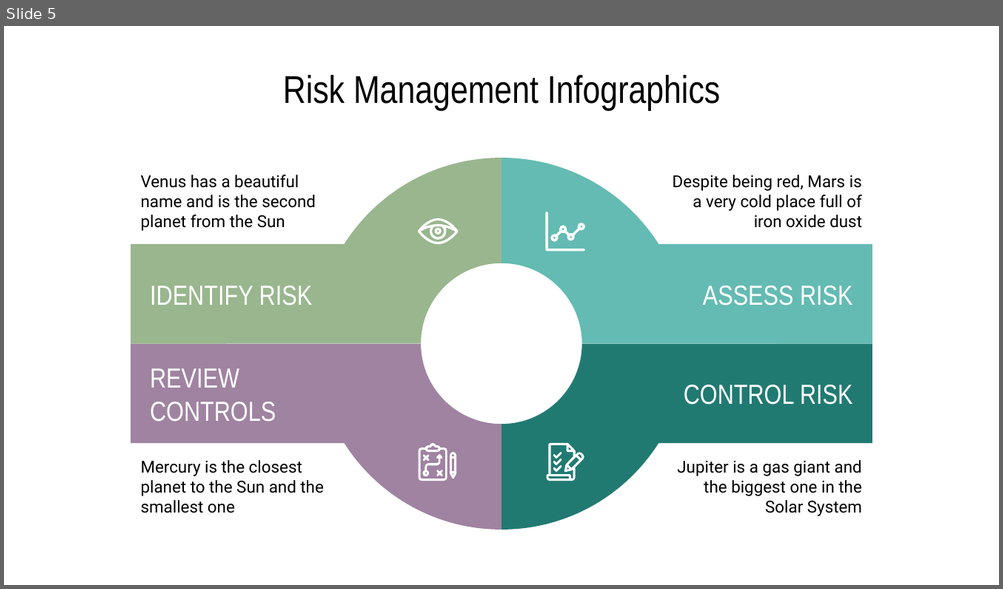
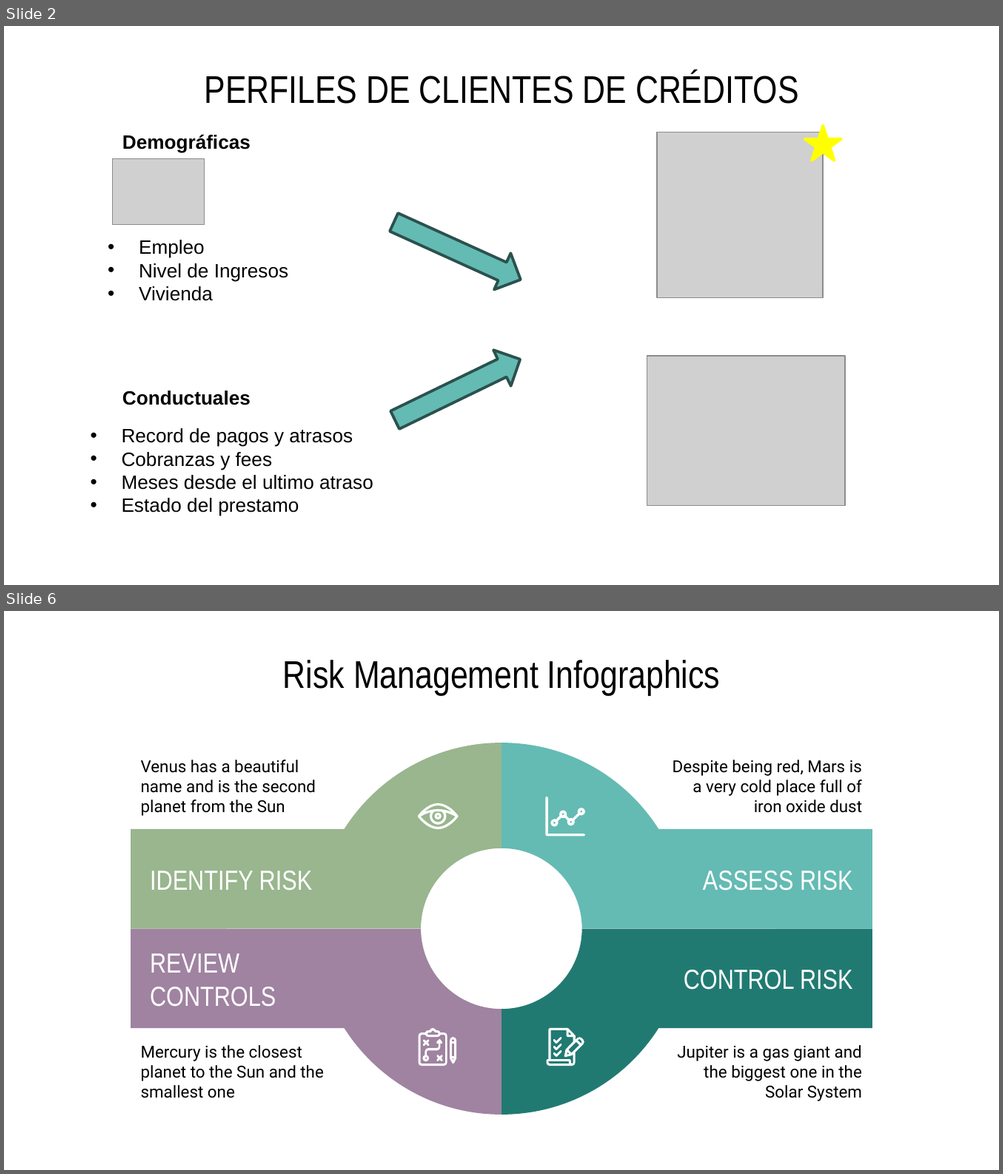
Before and after one commit to vrobles/Proyecto_Grupo3, a slide deck: Risk Management Infographics by Slidesgo.pptx. Shown one above the other, each under a label of ours: slide 5 before the commit, slides 2 and 6 after it; the slides between them are not shown. The pictures are 1003x589 and 1003x1174 pixels, drawn with LibreOffice and Linux fonts; fonts in the diff are those of the drawing; grey boxes stand for pictures. Boxes give left, top, right and bottom in pixels: in the first picture for what was removed or moved away, otherwise in the second. Text is boxed around its words. In the diff, an @@ line names an element or a change of style, - is before the commit and + after.

```diff
--- a/Risk Management Infographics by Slidesgo.pptx
+++ b/Risk Management Infographics by Slidesgo.pptx
@@ slide 2 added at box(4, 26, 999, 585), background #FFFFFF @@
@@ title added at box(204, 72, 798, 104), 28 pt, text #000000 @@
+PERFILES DE CLIENTES DE CRÉDITOS
@@ text added at box(122, 135, 250, 153), 14 pt, text #000000, bold @@
+Demográficas
@@ picture added at box(657, 133, 822, 298) @@
@@ star added at box(805, 125, 842, 160), fill #FFFF00, outline #FFFF00 2 pt @@
@@ picture added at box(112, 158, 204, 224) @@
@@ down arrow added at box(385, 204, 528, 298), fill #64BBB3, outline #2C524E 2 pt @@
@@ text added at box(139, 240, 288, 301), 14 pt, text #000000 @@
+• Empleo
+• Nivel de Ingresos
+• Vivienda
@@ down arrow added at box(386, 342, 529, 438), fill #64BBB3, outline #2C524E 2 pt @@
@@ picture added at box(646, 356, 845, 506) @@
@@ text added at box(122, 391, 250, 406), 14 pt, text #000000, bold @@
+Conductuales
@@ text added at box(122, 429, 373, 517), 14 pt, text #000000 @@
+• Record de pagos y atrasos
+• Cobranzas y fees
+• Meses desde el ultimo atraso
+• Estado del prestamo
@@ what was slide 5 is now slide 6 @@
```
Also in this commit, not shown: 1 slide changed, 3 other slides added, 3 slides removed.
